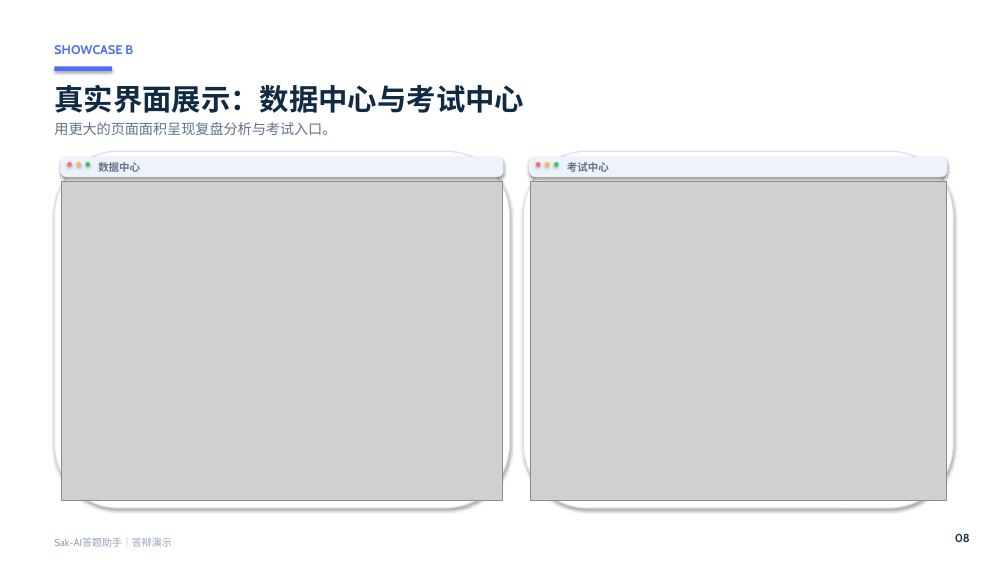
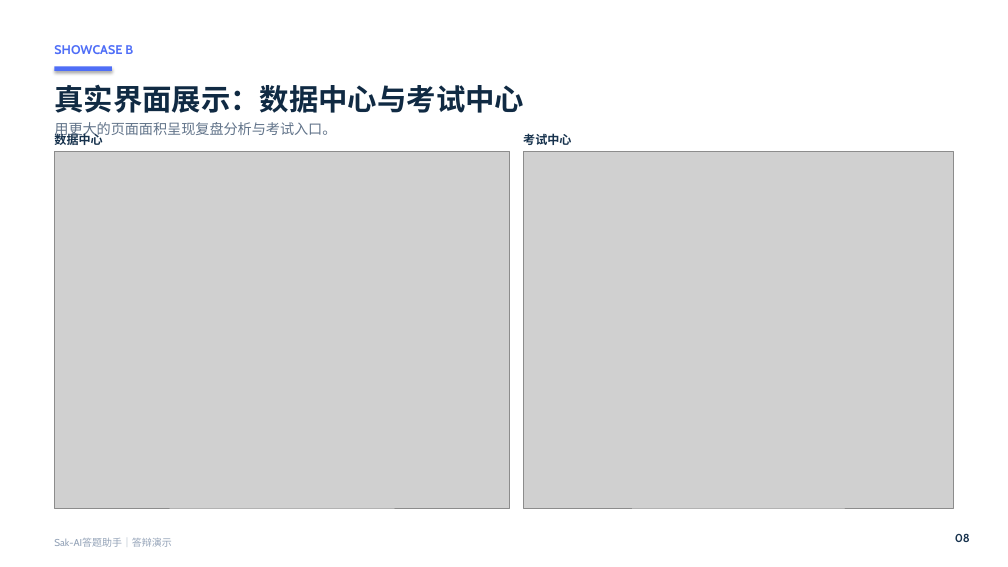
Before and after one commit to Saksk-IT/Ti, a slide deck: slide 8 of output/doc/1软件应用与开发_1Web应用与开发_Sak-AI答题助手/01作品与答辩材料/Sak-AI答题助手-答辩演示PPT.pptx. Drawn at 1008x567 pixels with LibreOffice and Linux fonts; fonts in the diff are those of the drawing; grey boxes stand for pictures; background and template pictures are left out. Boxes give left, top, right and bottom in pixels: in the first picture for what was removed or moved away, otherwise in the second. Text is boxed around its words. In the diff, an @@ line names an element or a change of style, - is before the commit and + after.

```diff
--- a/output/doc/1软件应用与开发_1Web应用与开发_Sak-AI答题助手/01作品与答辩材料/Sak-AI答题助手-答辩演示PPT.pptx
+++ b/output/doc/1软件应用与开发_1Web应用与开发_Sak-AI答题助手/01作品与答辩材料/Sak-AI答题助手-答辩演示PPT.pptx
@@ text "数据中心": place and size @@
-text "数据中心" at box(98, 162, 140, 172)
+text "数据中心" at box(54, 131, 102, 147)
@@ text "数据中心" at box(54, 131, 102, 147): size 10 to 11.5 pt, text colour #62748A to #17324D @@
@@ text "考试中心" at box(523, 133, 571, 145): size 10 to 11.5 pt, text colour #62748A to #17324D @@
@@ text "考试中心": place and size @@
-text "考试中心" at box(567, 162, 609, 172)
+text "考试中心" at box(523, 133, 571, 145)
@@ picture: place and size @@
-picture at box(61, 181, 503, 501)
+picture at box(54, 151, 510, 508)
@@ rounded rectangle removed at box(54, 151, 510, 508) @@
@@ rounded rectangle removed at box(60, 157, 504, 177) @@
@@ ellipse removed at box(67, 163, 72, 167) @@
@@ ellipse removed at box(76, 163, 81, 167) @@
@@ ellipse removed at box(85, 163, 90, 167) @@
@@ picture: place and size @@
-picture at box(530, 181, 947, 501)
+picture at box(523, 151, 954, 508)
@@ rounded rectangle removed at box(523, 151, 954, 508) @@
@@ rounded rectangle removed at box(529, 157, 948, 177) @@
@@ ellipse removed at box(536, 163, 541, 167) @@
@@ ellipse removed at box(545, 163, 550, 167) @@
@@ ellipse removed at box(554, 163, 559, 167) @@
```
Also in this commit, not shown: 13 other slides changed, 2 other files.
